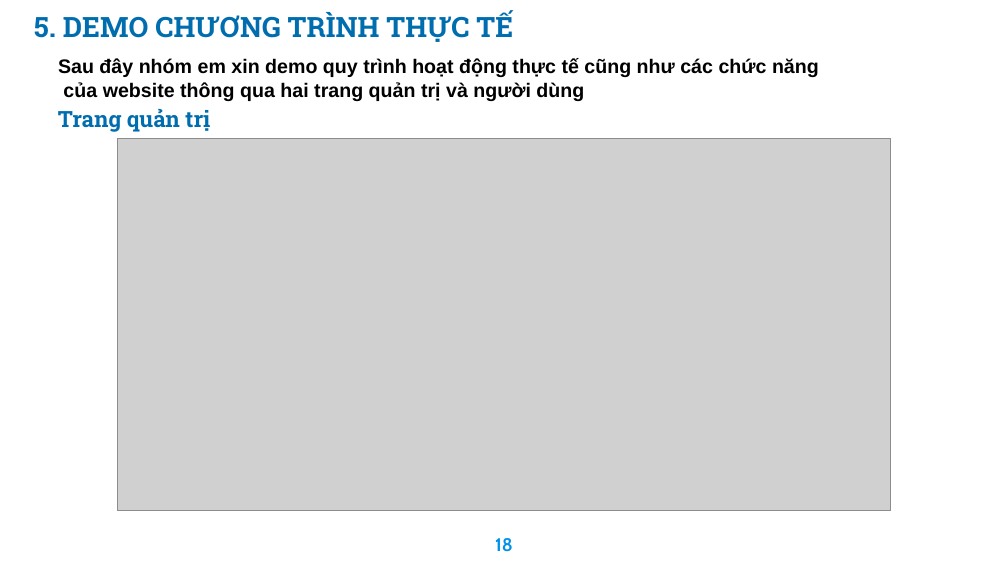
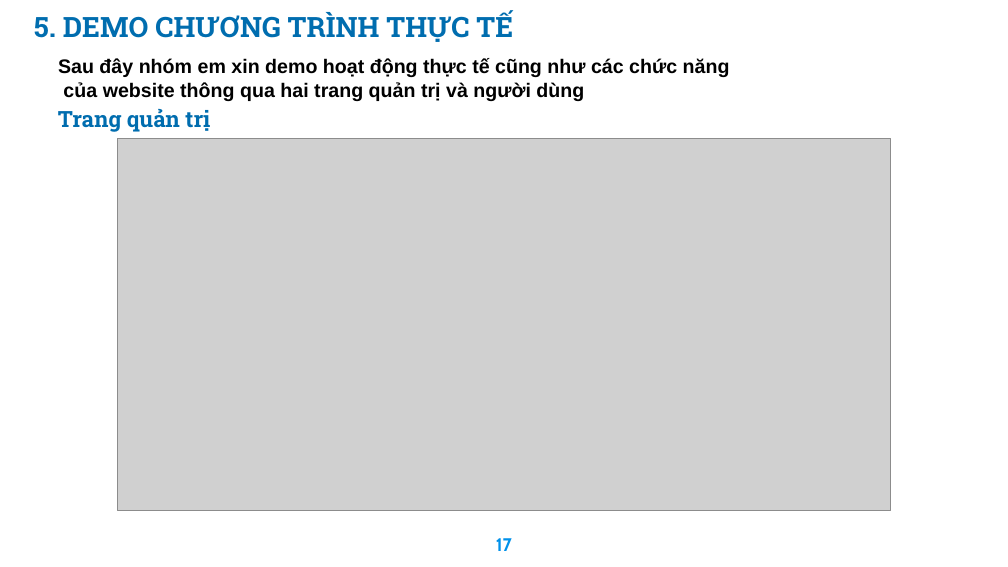
Before and after one commit to haitran2000/Ecommerce-Fashion-Website, a slide deck: slide 17 of Do An Tot Nghiep.pptx (slide 18 before the commit). Drawn at 1008x567 pixels with LibreOffice and Linux fonts; fonts in the diff are those of the drawing; grey boxes stand for pictures; background and template pictures are left out. Boxes give left, top, right and bottom in pixels: in the first picture for what was removed or moved away, otherwise in the second. Text is boxed around its words. In the diff, an @@ line names an element or a change of style, - is before the commit and + after.

```diff
--- a/Do An Tot Nghiep.pptx
+++ b/Do An Tot Nghiep.pptx
@@ text at [58,58,730,77]: text changed @@
-Sau đây nhóm em xin demo quy trình hoạt động thực tế cũng như các chức năng
+Sau đây nhóm em xin demo hoạt động thực tế cũng như các chức năng
@@ page number at [496,538,512,551]: text changed @@
-18
+17
```
Also in this commit, not shown: 11 other slides changed, 1 slide added, 6 slides removed, 20 other files.
